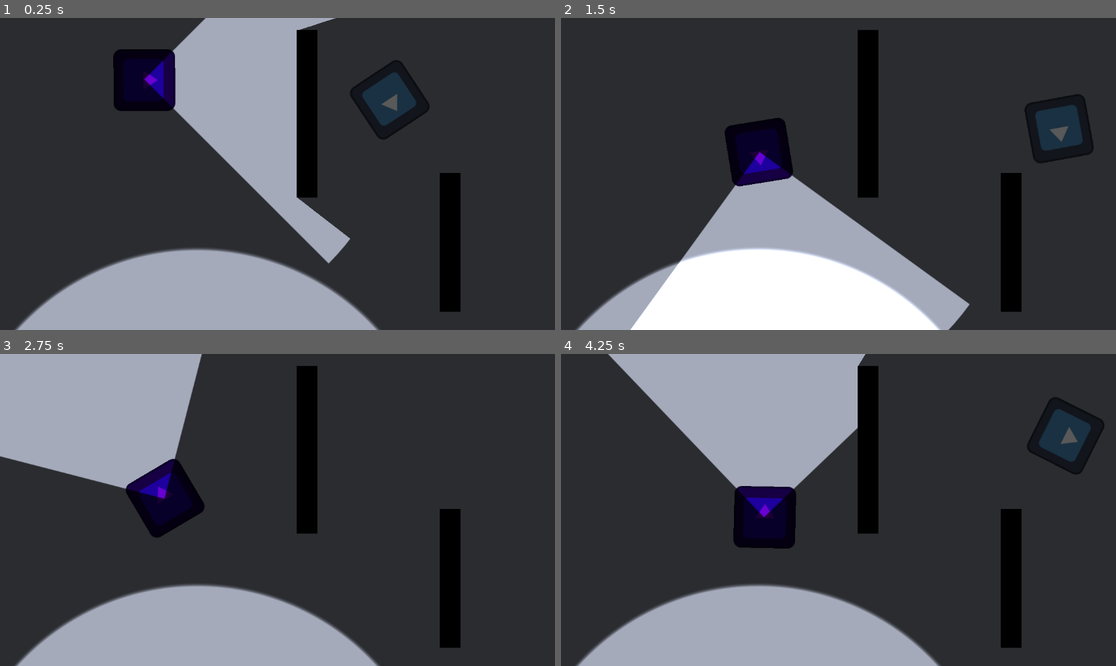
Above: before the commit, frames 1-4 (two rows, left to right).
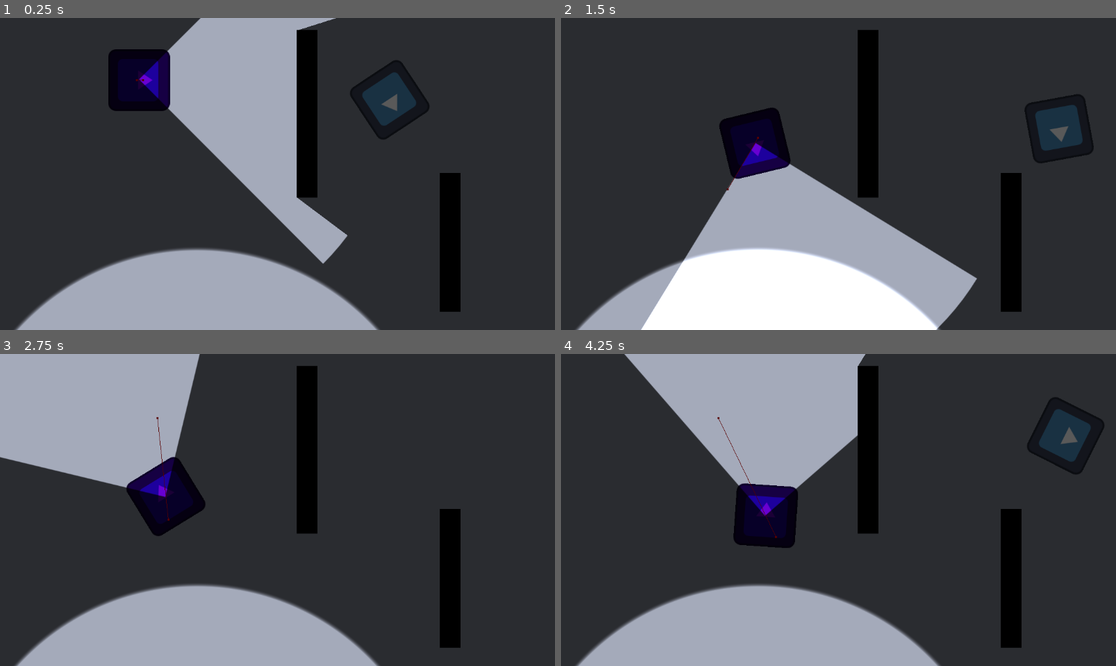
Above: after the commit, the same moments.

Repository: robbplo/potions-eleven
Game: Godot game, scene res://pathing_test.tscn
Same seed, same stepped clock (60 frames per second), same inputs: the game is played once before the commit and once after it. The project has no main scene, so this scene is started directly. The engine's default icon, where the game draws it, is replaced by a stand-in: a white triangle on a blue panel in a dark square.
Inputs (mouse positions are in pixels of both pictures, inside the frame that each line leads up to):
- Up to frame 1 (0.25 s): no input
- Up to frame 2 (1.5 s): move the mouse to (960, 158) at 0.52 s; hold D (right) 0.53-1.28 s; click (960, 158) at 0.67 s; move the mouse to (727, 189) at 1.27 s; hold S (down) from 1.28 s (still down); click (727, 189) at 1.42 s
- Up to frame 3 (2.75 s): move the mouse to (333, 441) at 2.02 s; release S (down) at 2.03 s; hold D (right) from 2.03 s (still down); click (333, 441) at 2.17 s
- Up to frame 4 (4.25 s): move the mouse to (810, 572) at 2.77 s; release D (right) at 2.78 s; hold W (up) 2.78-3.53 s; click (810, 572) at 2.92 s; move the mouse to (1005, 556) at 3.52 s; hold A (left) from 3.53 s (still down); click (1005, 556) at 3.67 s

The runs differ from the first frame. In frame 1, 1.5% of the frame differs, in the area x 19-64%, y 0-79%; in frame 2, 4.1%, in the area x 12-75%, y 28-100%; in frame 3, 0.5%; in frame 4, 1.5%.

Commit message:
enemy looks for player when no longer seen

Diff:
--- a/enemy.tscn
+++ b/enemy.tscn
@@ -24,6 +24,7 @@
 
 [node name="NavigationAgent2D" type="NavigationAgent2D" parent="."]
 path_desired_distance = 5.0
+debug_enabled = true
 
 [node name="CollisionShape2D" type="CollisionShape2D" parent="."]
 shape = SubResource("CircleShape2D_fi7xk")
--- a/enemy_path_follower.gd
+++ b/enemy_path_follower.gd
@@ -4,7 +4,7 @@
 	IDLE,
 	PATROLLING,
 	ALERTED,
-	ALERTED_WAITING
+	ALERTED_SEARCHING
 }
 
 const PATROLLING_SPEED := 100.0
@@ -16,15 +16,38 @@
 const ALERTED_ROTATE_SPEED := PI * 2
 
 var return_timer: SceneTreeTimer
+var last_player_pos := Vector2.ZERO
+var player_velocity := Vector2.ZERO
 
 @onready var nav: NavigationAgent2D = $NavigationAgent2D
 @onready var path: Path2D = $Path2D
 
 var state: State = State.IDLE
-# Index of the path point which should be navigated to
+# Index of the point in the Path 2D which should be navigated to
 var path_current_point := 0
 
+func alert(target: Vector2):
+	if last_player_pos != Vector2.ZERO:
+		player_velocity = target - last_player_pos
+	last_player_pos = target
+	nav.target_position = target
+	state = State.ALERTED
+
+func patrol():
+	var curve_points := path.curve.get_baked_points()
+	nav.target_position = curve_points[path_current_point] + path.global_position
+	last_player_pos = Vector2.ZERO
+	state = State.PATROLLING
+
+func search(delta):
+	state = State.ALERTED_SEARCHING
+	if player_velocity != Vector2.ZERO and last_player_pos != Vector2.ZERO:
+		var predicted_player_pos = last_player_pos + (player_velocity / delta)
+		nav.target_position = predicted_player_pos
+
 func _ready() -> void:
+	# Wait for navigation map to be ready
+	await NavigationServer2D.map_changed
 	patrol()
 
 func _input(event: InputEvent) -> void:
@@ -37,55 +60,51 @@
 func _physics_process(delta: float) -> void:
 	match state:
 		State.PATROLLING:
-			move_toward_target(delta)
-			if nav.is_target_reached():
+			if nav.is_navigation_finished():
 				var curve_points := path.curve.get_baked_points()
 				path_current_point = (path_current_point + 1) % curve_points.size()
 				patrol()
+			else:
+				_move_toward_target(delta)
 		State.ALERTED:
-			if nav.is_target_reached():
-				state = State.ALERTED_WAITING
+			if nav.is_navigation_finished():
+				search(delta)
+			else:
+				_move_toward_target(delta)
+		State.ALERTED_SEARCHING:
+			if nav.is_navigation_finished():
 				return_timer = get_tree().create_timer(RETURN_TIMEOUT)
 				await return_timer.timeout
-				if state == State.ALERTED_WAITING:
+				if state == State.ALERTED_SEARCHING:
 					patrol()
 			else:
-				move_toward_target(delta)
+				_move_toward_target(delta)
 
-func alert(target: Vector2):
-	nav.target_position = target
-	state = State.ALERTED
-
-func patrol():
-	var curve_points := path.curve.get_baked_points()
-	nav.target_position = curve_points[path_current_point] + path.global_position
-	state = State.PATROLLING
-
-
-func move_toward_target(delta):
-	if nav.get_final_position() != Vector2.ZERO and not nav.is_target_reachable():
+func _move_toward_target(delta):
+	if not nav.is_target_reachable():
+		# TODO: find nearest suitible location
 		print("target not reachable: ", nav.target_position)
 		return patrol()
+
 	var direction := global_position.direction_to(nav.get_next_path_position())
-	var target_angle := direction.angle()
-	# Scale rotation to angle between self and target
-	var rot_scale: float = abs(angle_difference(global_rotation, target_angle)) * randf_range(0.9, 1.1)
-	var delta_rotation: float = get_rotation_speed() * delta * rot_scale
-	global_rotation = rotate_toward(global_rotation, target_angle, delta_rotation)
-
-	velocity = direction * get_speed()
+	velocity = direction * _get_speed()
 	move_and_slide()
 
-func get_speed():
-	if state == State.ALERTED:
+	var angle := direction.angle()
+	# Scale rotation to angle between self and target
+	var rot_scale: float = abs(angle_difference(global_rotation, angle)) * randf_range(0.9, 1.1)
+	var delta_rotation: float = _get_rotation_speed() * delta * rot_scale
+	global_rotation = rotate_toward(global_rotation, angle, delta_rotation)
+
+func _get_speed():
+	if state == State.ALERTED or state == State.ALERTED_SEARCHING:
 		return ALERTED_SPEED
 	return PATROLLING_SPEED
 
-func get_rotation_speed():
-	if state == State.ALERTED:
+func _get_rotation_speed():
+	if state == State.ALERTED or state == State.ALERTED_SEARCHING:
 		return ALERTED_ROTATE_SPEED
 	return PATROLLING_ROTATE_SPEED
-
 
 func _on_radial_raycast_entity_seen(body: CharacterBody2D) -> void:
 	if body is Player:
@@ -94,3 +113,4 @@
 func _on_kill_area_body_entered(body:Node2D) -> void:
 	if body is Player:
 		body.die()
+		state = State.IDLE
